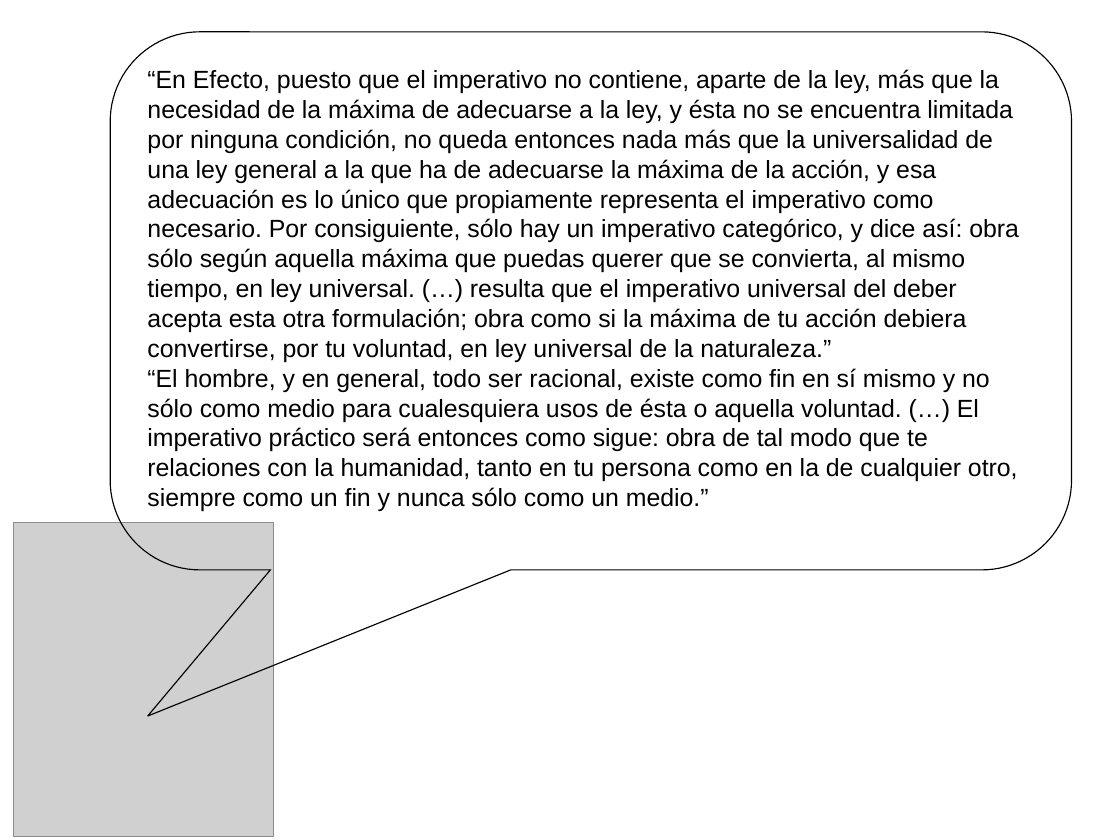
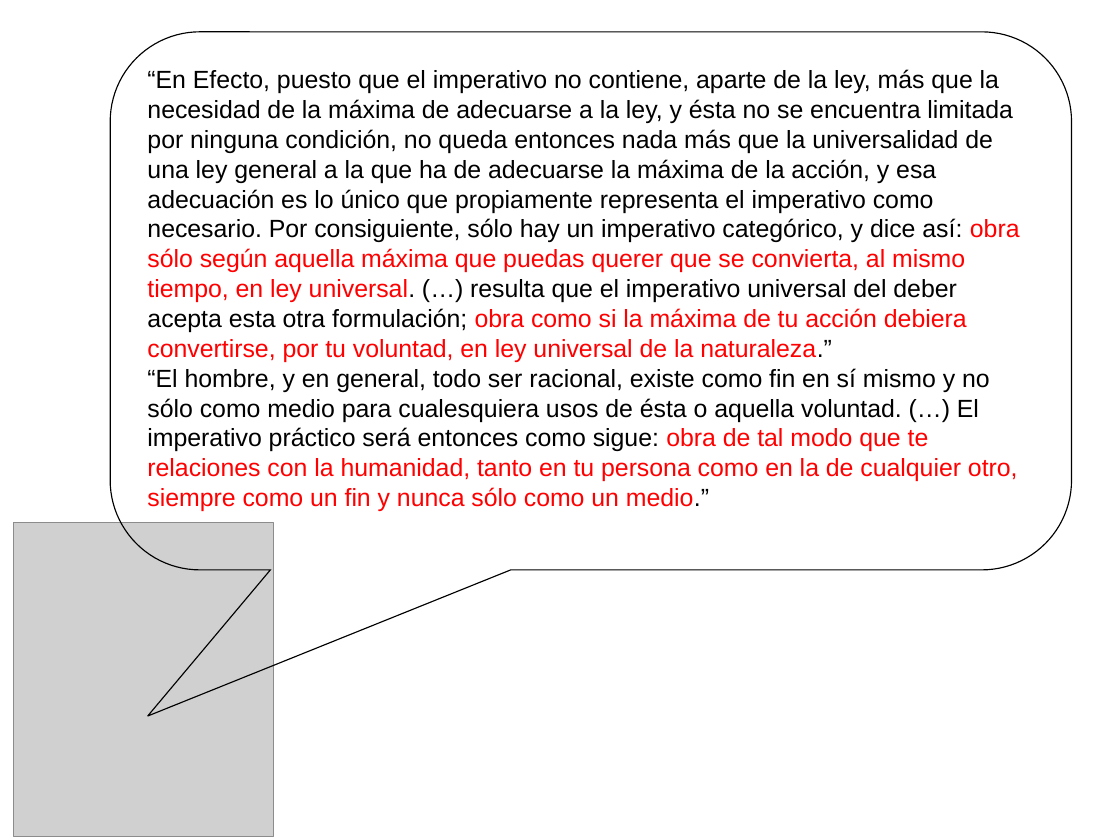
Before and after one commit to zaboltar/zaboltar.github.io, a slide deck: slide 19 of assets uarm/2023 1 UarmPCrit/kant fmc.ppt (slide 10 before the commit). Drawn at 1120x840 pixels with LibreOffice and Linux fonts; fonts in the diff are those of the drawing; grey boxes stand for pictures. Boxes give left, top, right and bottom in pixels: in the first picture for what was removed or moved away, otherwise in the second. Text is boxed around its words. In the diff, an @@ line names an element or a change of style, - is before the commit and + after.

```diff
--- a/assets uarm/2023 1 UarmPCrit/kant fmc.ppt
+++ b/assets uarm/2023 1 UarmPCrit/kant fmc.ppt
@@ rounded speech box "“En Efecto, puesto que el ..." at (x1=110, y1=31, x2=1071, y2=569): text colour #000000 to #FF0000 in "obra sólo según aquella máxima que puedas ...", "obra de tal modo que te relaciones ..." @@
```
Also in this commit, not shown: 5 other slides changed, 23 slides added, 6 other files.
